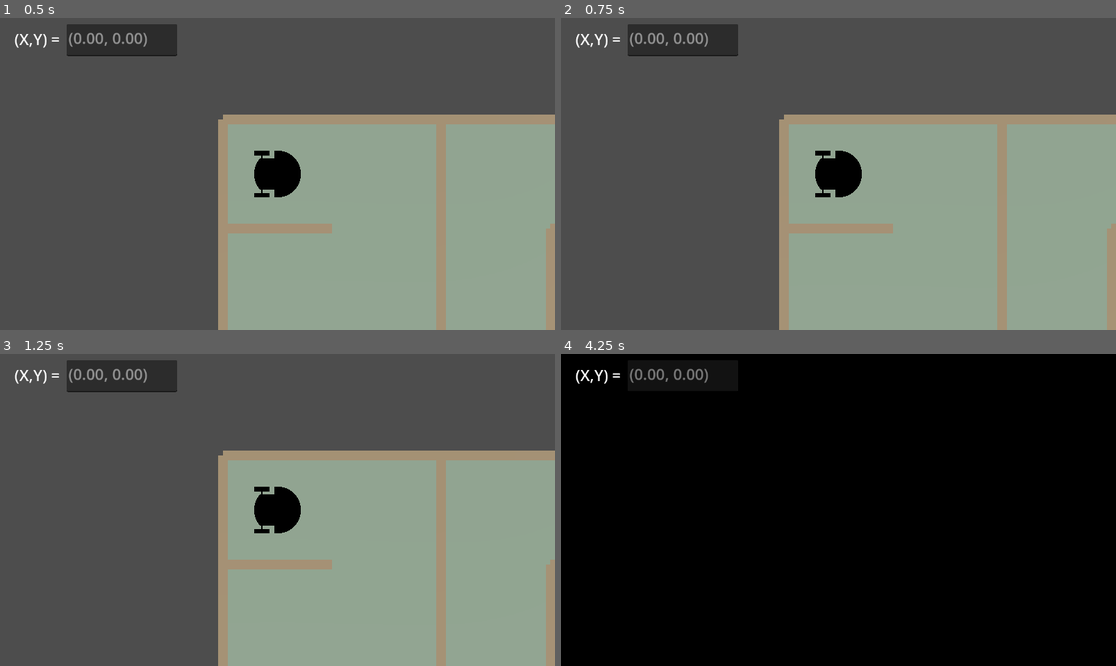
Above: before the commit, frames 1-4 (two rows, left to right).
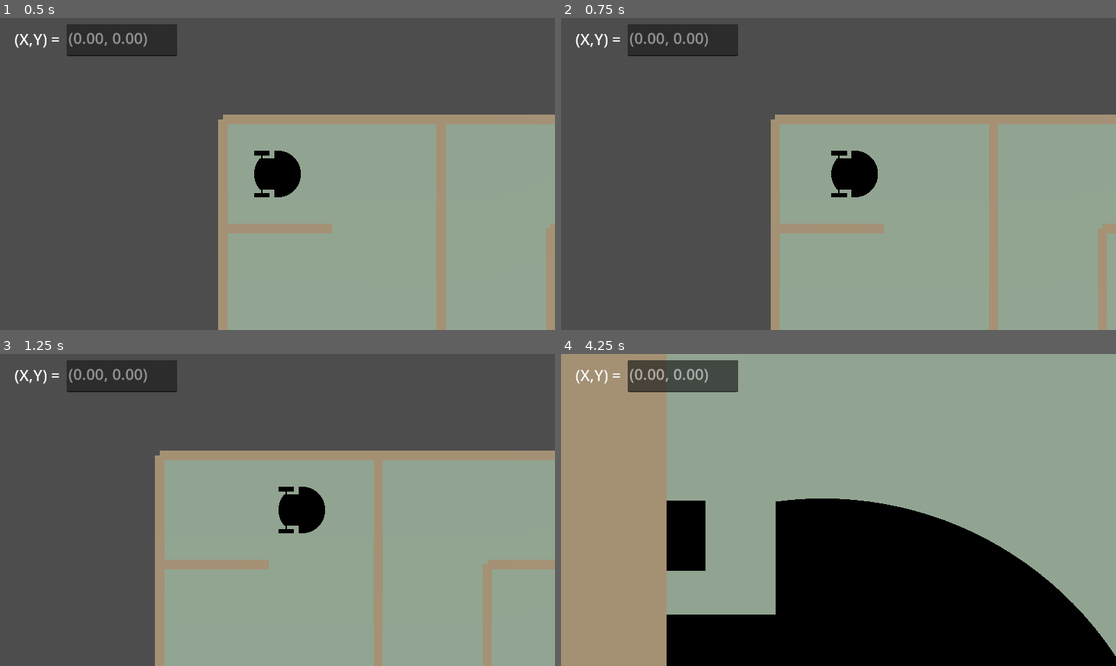
Above: after the commit, the same moments.

Repository: nameisalfio/q-learning-maze-robot
Game: Godot game, scene res://Maze.tscn
Two runs of this game, one before a commit and one after it. Both use one fixed random seed, a clock stepped at 60 frames per second and the inputs below.
Inputs:
- Up to frame 1 (0.5 s): no input
- Up to frame 2 (0.75 s): tap Enter at 0.5 s; hold Up (move_up) from 0.53 s (still down); hold Right (move_dx) from 0.53 s (still down)
- Up to frame 3 (1.25 s): keep holding Up (move_up); keep holding Right (move_dx); tap Left (move_sx) at 0.8 s
- Up to frame 4 (4.25 s): release Up (move_up) at 1.28 s; release Right (move_dx) at 1.28 s; hold Down (move_down) 1.28-2.03 s; tap Left (move_sx) at 1.35, 2.3, 2.85, 3.8 s; tap Right (move_dx) at 1.55, 3.05 s; hold Right (move_dx) 2.03-2.78 s; hold Up (move_up) 2.03-3.53 s; hold Down (move_down) from 3.53 s (still down); hold ] (zoom_in) from 3.53 s (still down)

Frame 1 is identical in both runs. In frame 2, 6.1% of the frame differs, in the area x 37-100%, y 30-100%; in frame 3, 14%; in frame 4, 70%, in the area x 0-100%, y 0-100%.

Commit message:
Bug fix zona di uscita e implementazione degli argomenti da riga di comando per avviare main.py

Diff:
--- a/GodotProject/scripts/generate_maze.gd
+++ b/GodotProject/scripts/generate_maze.gd
@@ -162,50 +162,52 @@
 	add_child(wall_body)
 
 func create_goal_area(position: Vector3):
-	# --- CREA UNA PIATTAFORMA SOLIDA ---
-	var platform_body = StaticBody3D.new()
-	platform_body.transform.origin = position + Vector3(0, 0.01, 0)  # leggero offset per evitare z-fighting
-
-	var platform_mesh = MeshInstance3D.new()
-	var mesh = BoxMesh.new()
-	mesh.size = Vector3(cell_size, 0.1, cell_size)
-	platform_mesh.mesh = mesh
-
-	var material = StandardMaterial3D.new()
-	material.albedo_color = Color(0.6, 0.85, 0.9)
-	mesh.material = material
-	platform_body.add_child(platform_mesh)
-
-	var collider = CollisionShape3D.new()
-	var shape = BoxShape3D.new()
-	shape.size = Vector3(cell_size, 0.1, cell_size)
-	collider.shape = shape
-	platform_body.add_child(collider)
-
-	add_child(platform_body)
-
-	# --- CREA L'AREA DI GOAL SOPRA LA PIATTAFORMA ---
+	# Crea piattaforma su cui il robot può stare
+	var platform = StaticBody3D.new()
+	platform.transform.origin = position + Vector3(0, 0.01, 0)
+
+	var p_mesh = MeshInstance3D.new()
+	var p_box = BoxMesh.new()
+	p_box.size = Vector3(cell_size, 0.1, cell_size)
+	p_mesh.mesh = p_box
+
+	var p_mat = StandardMaterial3D.new()
+	p_mat.albedo_color = Color(0.6, 0.85, 0.9)
+	p_mesh.material_override = p_mat
+	platform.add_child(p_mesh)
+
+	var p_col = CollisionShape3D.new()
+	var p_shape = BoxShape3D.new()
+	p_shape.size = Vector3(cell_size, 0.1, cell_size)
+	p_col.shape = p_shape
+	platform.add_child(p_col)
+
+	add_child(platform)
+
+	# Crea Area3D per rilevare il goal
 	var goal_area = Area3D.new()
 	goal_area.name = "GoalArea"
 	goal_area.monitoring = true
 	goal_area.collision_layer = 2
-	goal_area.collision_mask = 1  # il robot deve avere layer 1
-
-	var goal_collider = CollisionShape3D.new()
-	var goal_shape = BoxShape3D.new()
-	goal_shape.size = Vector3(1.0, 1.0, 1.0)
-	goal_collider.shape = goal_shape
-	goal_collider.transform.origin = Vector3(0, 0.5, 0)
-
-	goal_area.transform.origin = position + Vector3(0, 0.05, 0)
-
-	goal_area.connect("body_entered", Callable(self, "_on_goal_area_entered"))
+	goal_area.collision_mask = 1
+
+	var g_shape = BoxShape3D.new()
+	g_shape.size = Vector3(0.5, 1.0, 0.5)
+
+	var g_col = CollisionShape3D.new()
+	g_col.shape = g_shape
+
+	goal_area.transform.origin = position + Vector3(0, 0, 0)
+	goal_area.add_child(g_col)
+
+	goal_area.connect("body_entered",
+		Callable(self, "_on_goal_area_entered").bind(goal_area))
+
 	add_child(goal_area)
 
-func _on_goal_area_entered(body):
-	if body.is_in_group("robot"):
-		print("Obiettivo raggiunto!")
-		DDS.publish("GoalReached", DDS.DDS_TYPE_INT, 1)
+func _on_goal_area_entered(body, area):
+	print("Obiettivo raggiunto!")
+	DDS.publish("GoalReached", DDS.DDS_TYPE_INT, 1)
 
 func _on_checkpoint_entered(body, area):
 	if body.is_in_group("robot"):
--- a/GodotProject/scripts/robot.gd
+++ b/GodotProject/scripts/robot.gd
@@ -47,16 +47,6 @@
 		theRobot.global_position.y = z
 		theRobot.global_rotation.y = theta
 
-	# solo debug
-	if Input.is_action_pressed("move_dx"):
-		theRobot.global_position.x += 0.05
-	elif Input.is_action_pressed("move_sx"):
-		theRobot.global_position.x -= 0.05
-	elif Input.is_action_pressed("move_up"):
-		theRobot.global_position.z -= 0.05
-	elif Input.is_action_pressed("move_down"):
-		theRobot.global_position.z += 0.05
-
 	_edit_xy_text(theRobot.global_position.x,-theRobot.global_position.z)
 
 func _physics_process(_delta):
@@ -65,6 +55,16 @@
 		robot_position_move(_delta)
 
 func _process(_delta):
+	# solo debug
+	if Input.is_action_pressed("move_dx"):
+		theRobot.global_position.x += 0.2
+	elif Input.is_action_pressed("move_sx"):
+		theRobot.global_position.x -= 0.2
+	elif Input.is_action_pressed("move_up"):
+		theRobot.global_position.z -= 0.2
+	elif Input.is_action_pressed("move_down"):
+		theRobot.global_position.z += 0.2
+
 	DDS.publish("tick", DDS.DDS_TYPE_FLOAT, _delta)
 	var mode = DDS.read("mode")
 	if mode == 1:
Not shown, changed: config.yaml
Not shown, changed: logs/plot_training_reward.ipynb
Not shown, changed: main.py
Not shown, added: run_training.sh
Not shown, changed: src/strategies.py
